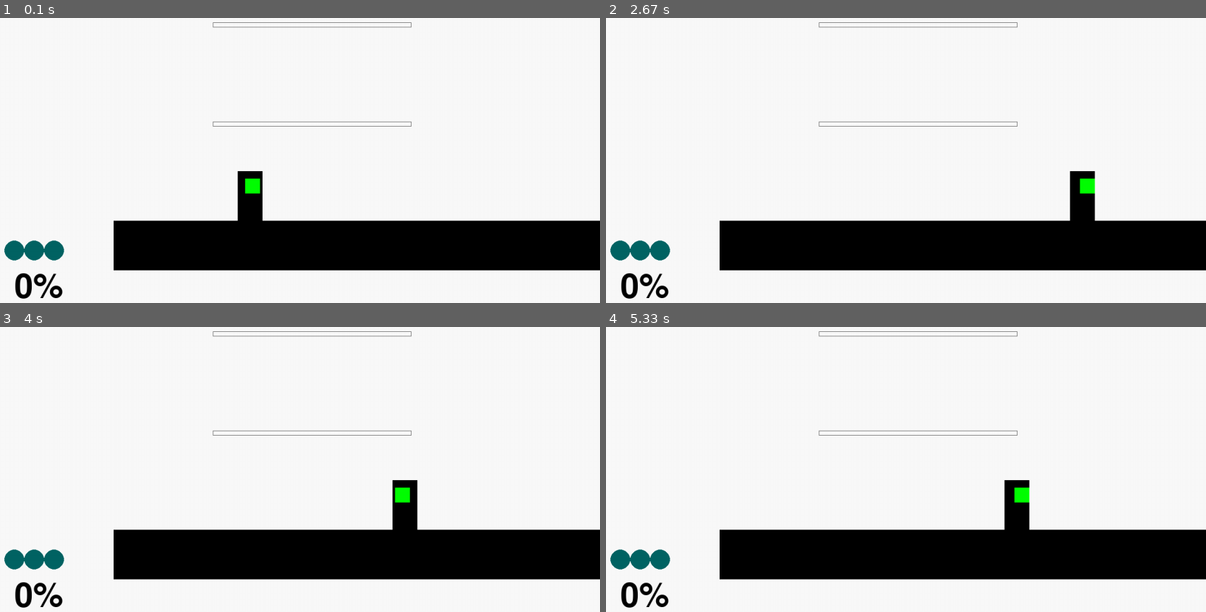
Above: before the commit, frames 1-4 (two rows, left to right).
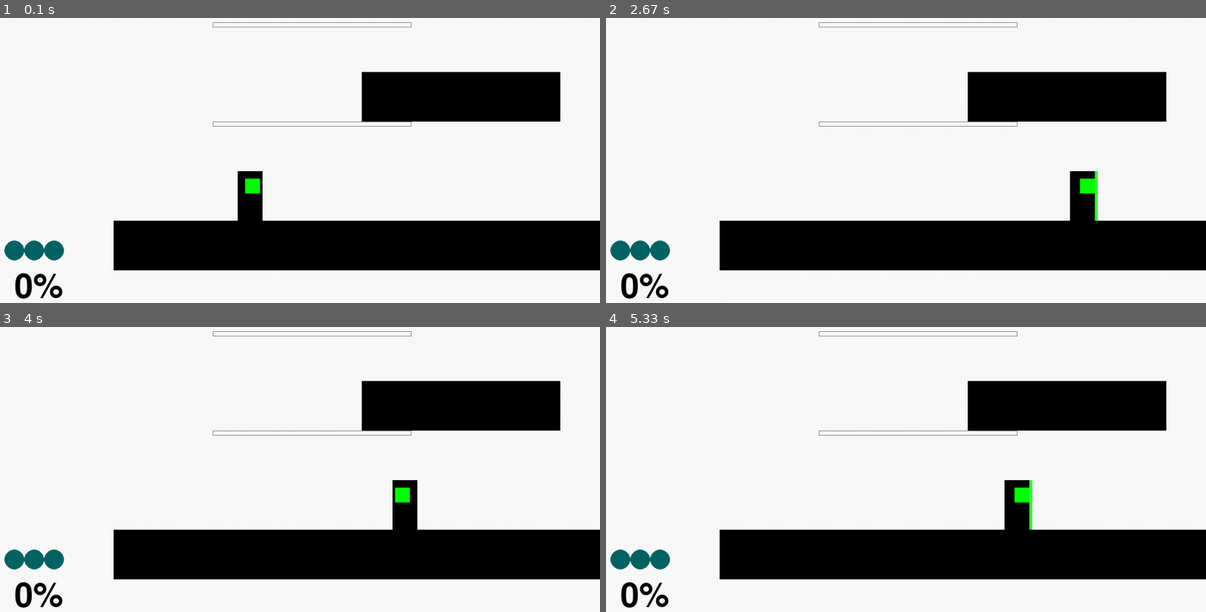
Above: after the commit, the same moments.

Repository: MarcoSzawlowski/MarcoPygame
Game: pygame game, started from main.py
Same seed, same stepped clock (60 frames per second), same inputs: the game is played once before the commit and once after it.
Inputs:
- Up to frame 1 (0.1 s): no input
- Up to frame 2 (2.67 s): hold E 0.33-0.8 s; hold D 0.33-0.8 s; tap Space at 0.83 s; hold D 1.17-1.63 s; tap F at 2 s; hold D from 2.33 s (still down)
- Up to frame 3 (4 s): release D at 2.8 s; hold A 2.83-3.37 s; tap Space at 3.73 s
- Up to frame 4 (5.33 s): hold A 4.07-4.47 s; hold D from 4.9 s (still down)

The runs differ from the first frame. In frame 1, 5.8% of the frame differs, in the area x 60-94%, y 18-37%; in frame 2, 5.9%, in the area x 60-94%, y 18-72%; in frame 3, 5.8%; in frame 4, 5.9%.

Commit message:
Redo collision
- still a bug when going under solid platforms (almost done)
+ collision works in a better way now

Diff:
--- a/Game.py
+++ b/Game.py
@@ -18,11 +18,13 @@
         self.clock = clock
         self.debug_map = False
         self.font = pygame.font.Font(None, 100)
+        self.font2 = pygame.font.Font(None, 120)
         ## gameObjects[0] IS ALWAYS THE PLAYER
         self.gameObjects.append(Player(550, 400, 50, 100, 40, 3))
 
         self.platforms.append(Platform(300,500,1500,100,0))
         self.platforms.append(Platform(500,300,400,10,1))
+        self.platforms.append(Platform(800,200,400,100,0))
         self.platforms.append(Platform(500,100,400,10,1))
         self.platforms.append(Platform(-200,1000,700,10,1))
 
@@ -53,7 +55,7 @@
                     elif event.key == pygame.K_q:
                         self.gameObjects[0].hurt(25)
                     elif event.key == pygame.K_e:
-                        self.gameObjects[0].heal(25)
+                        self.gameObjects[0].heal(25, 0)
                     elif event.key == pygame.K_f:
                         self.gameObjects[0].debug_collision = not self.gameObjects[0].debug_collision
                         self.debug_map = not self.debug_map
@@ -77,12 +79,10 @@
 
     def update(self):
         for objects in self.gameObjects:
-            objects.update()
+            objects.update(self.platforms)
 
         for plats in self.platforms:
             plats.update()
-
-        self.gameObjects[0].collide_map(self.platforms, self.win)
 
     def draw(self):
 
@@ -103,7 +103,10 @@
             offset_players += 100
             offset_lives = 0
             playerpercent = self.font.render(str(players.health) + "%", 1, (0,0,0))
+            #playerpercent2 = self.font2.render(str(players.health) + "%", 1, (0,0,0))
+            #self.win.blit(playerpercent2, (offset_players - 2, 720 - 120 - 5))
             self.win.blit(playerpercent, (offset_players, 720 - 120))
+
             for i in range(0,players.lives):
                 pygame.draw.circle(self.win, (0,100,100), (offset_players + offset_lives, 720 - 160), 20, 0)
                 offset_lives += 40
--- a/gameobjects.py
+++ b/gameobjects.py
@@ -55,17 +55,45 @@
         self.yset_vel(3.6)
 
 # UPDATE:
-    def update(self):
-        self.position[0] += self.velocity[0]
-        self.position[1] += self.velocity[1]
-
-        # Change direction
+    def update(self, collide_list):
+        # Make a collision rectangle for the movement of the character
+        horizontal = 0
+        vertical = 0
+        if self.velocity[0] > 0:
+            horizontal = 1
+            move_horizontal = pygame.Rect(self.position[0] + self.width, self.position[1], self.velocity[0], self.height)
+        else:
+            move_horizontal = pygame.Rect(self.position[0] - self.velocity[0], self.position[1], self.velocity[0], self.height)
+
+        if self.velocity[1] > 0:
+            vertical = 1
+            move_vertical = pygame.Rect(self.position[0],self.position[1] + self.height, self.width, self.velocity[1])
+        else:
+            move_vertical = pygame.Rect(self.position[0],self.position[1] - self.velocity[1], self.width, self.velocity[1])
+
+        map_collision = self.collidemap_vertical(collide_list, move_vertical, vertical)
+
+        # collidemap will return duple where first element is either true or false for collision
+        if map_collision[0]:
+            self.position[1] = map_collision[1]
+        else:
+            self.position[1] += self.velocity[1]
+
+        map_collision = self.collidemap_horizontal(collide_list, move_horizontal, horizontal)
+
+        if map_collision[0]:
+            self.position[0] = map_collision[1]
+        else:
+            self.position[0] += self.velocity[0]
+
+
+        # Determine direction
         if (self.velocity[0] > 0):
             self.facingright = 1
         elif (self.velocity[0] < 0):
             self.facingright = 0
 
-        # handle jumping
+        # Handle jumping
         if self.isjump:
             if self.jumpcounter < 0:
                 self.canjump = False
@@ -81,6 +109,8 @@
             self.die()
         #print("jumping: " + str(self.isjump) + "  In air: " + str(self.inair))
 
+
+
 # DAMAGE: player takes damage, damage animation (handled in draw) and invulnerability for 1 second
     def hurt(self, amount):
         self.health += amount
@@ -88,7 +118,7 @@
             self.health = 999
 
 # HEAL: player heals amount
-    def heal(self, amount):
+    def heal(self, amount, type):
         self.health -= amount
         if self.health < 0:
             self.health = 0
@@ -105,24 +135,54 @@
         self.position = [550, 400]
 
 # COLLISION WORLD: handles collisions with world map objects
-    def collide_map(self, p, win):
-        playerbox = pygame.Rect(self.position[0],self.position[1],self.width,self.height)
-        playerfeet = pygame.Rect(self.position[0],self.position[1],self.width,self.height)
+    def collidemap_vertical(self, p, box, down):
         self.inair = True
-        #print(self.jumpcounter)
         for plats in p:
-            if plats.type == 0:
-                if self.velocity[1] > 0 and playerbox.colliderect(plats.box):
+            if (plats.type == 0 or plats.type == 1) and down:
+                if box.colliderect(plats.box):
                     self.inair = False
                     self.canjump = True
                     self.jumpcounter = self.maxjump
-                    self.position[1] = plats.position[1] - self.height
-            elif plats.type == 1:
-                if self.velocity[1] > 0 and playerbox.colliderect(plats.box):
+                    self.yset_vel(6)
+                    return (1, plats.position[1] - self.height)
+            elif down == 0 and plats.type == 0:
+                if box.colliderect(plats.box):
+                    print(plats.position[1] + plats.length)
+                    return (1, plats.position[1] + plats.length)
+        return (0, 0)
+
+    def collidemap_horizontal(self, p, box, right):
+        self.inair = True
+        for plats in p:
+             if plats.type == 0:
+                 if box.colliderect(plats.box):
                     self.inair = False
                     self.canjump = True
                     self.jumpcounter = self.maxjump
-                    self.position[1] = plats.position[1] - self.height
+                    if right:
+                        return (1, plats.position[0] - self.width)
+                    else:
+                        return (1, plats.position[0] + plats.width)
+        return (0, 0)
+
+#     def collide_map(self, p, win):
+#         playerbox = pygame.Rect(self.position[0],self.position[1],self.width,self.height)
+#         playerfeet = pygame.Rect(self.position[0],self.position[1],self.width,self.height)
+#         self.inair = True
+#         #print(self.jumpcounter)
+#         for plats in p:
+#             if plats.type == 0:
+#                 if self.velocity[1] > 0 and playerbox.colliderect(plats.box):
+#                     self.inair = False
+#                     self.canjump = True
+#                     self.jumpcounter = self.maxjump
+#                     self.position[1] = plats.position[1] - self.height
+#             elif plats.type == 1:
+#                 if self.velocity[1] > 0 and playerbox.colliderect(plats.box):
+#                     self.inair = False
+#                     self.canjump = True
+#                     self.jumpcounter = self.maxjump
+#                     self.position[1] = plats.position[1] - self.height
 
     def draw(self, win):
         # Figure out where we draw the person (either they are on screen or off)
@@ -188,6 +248,21 @@
             #print('got here')
             pygame.draw.circle(win, (200,0,0), (int(drawx + self.width/2), int(drawy + self.height/2)), int(self.height/2) + 20, 5)
 
+        if self.debug_collision:
+            if self.velocity[0] > 0:
+                move_horizontal = pygame.Rect(self.position[0] + self.width, self.position[1], self.velocity[0], self.height)
+            else:
+                move_horizontal = pygame.Rect(self.position[0] - self.velocity[0], self.position[1], self.velocity[0], self.height)
+
+            if self.velocity[1] > 0:
+                vertical = 1
+                move_vertical = pygame.Rect(self.position[0],self.position[1] + self.height, self.width, self.velocity[1])
+            else:
+                move_vertical = pygame.Rect(self.position[0],self.position[1] - self.velocity[1], self.width, self.velocity[1])
+
+            pygame.draw.rect(win,(255,50,50), move_vertical, 0)
+            pygame.draw.rect(win,(50,250,50), move_horizontal, 0)
+
 class Platform(GameObject):
 
     def __init__(self, x, y, width, length, type):
